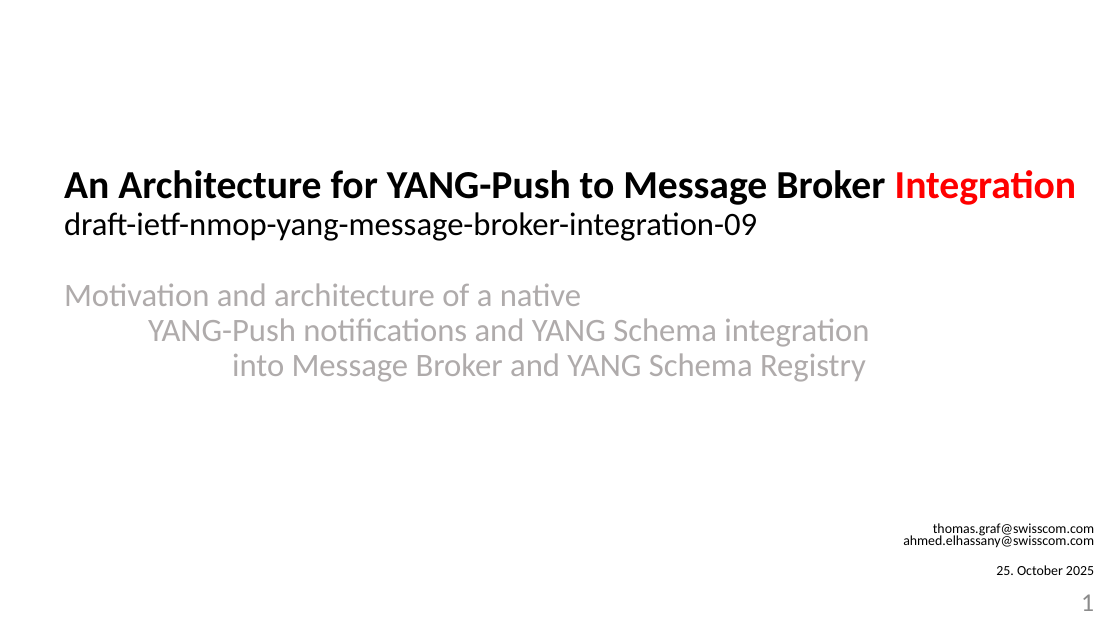
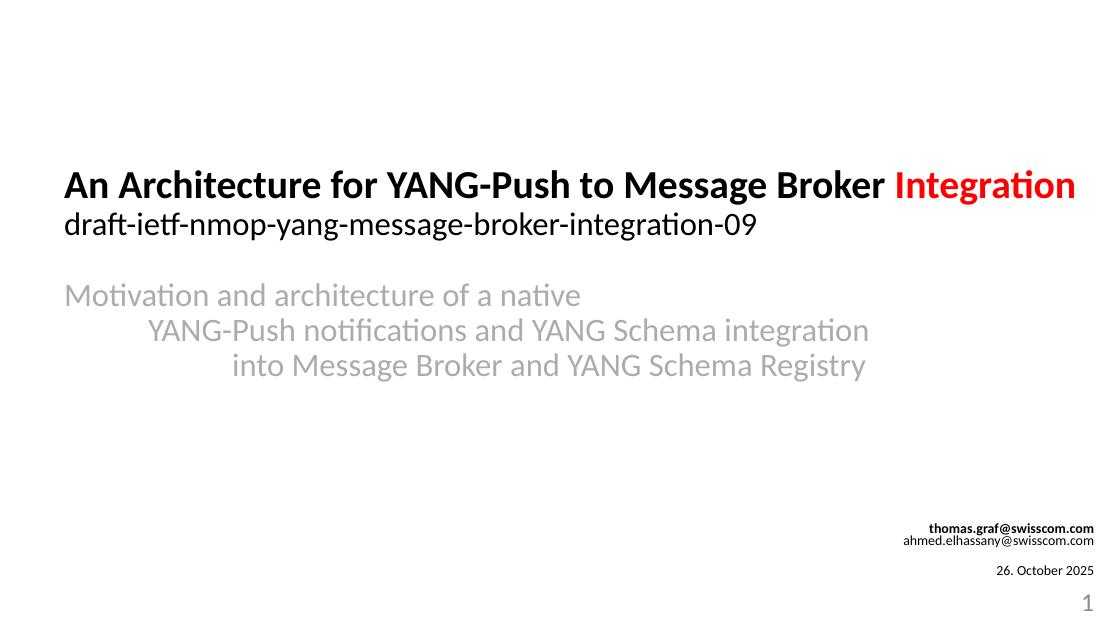
Before and after one commit to network-analytics/ietf-network-analytics-document-status, a slide deck: slide 1 of 124/NMOP/draft-ietf-nmop-yang-message-broker-integration-09.pptx. Drawn at 1120x630 pixels with LibreOffice and Linux fonts; fonts in the diff are those of the drawing. Boxes give left, top, right and bottom in pixels: in the first picture for what was removed or moved away, otherwise in the second. Text is boxed around its words. In the diff, an @@ line names an element or a change of style, - is before the commit and + after.

```diff
--- a/124/NMOP/draft-ietf-nmop-yang-message-broker-integration-09.pptx
+++ b/124/NMOP/draft-ietf-nmop-yang-message-broker-integration-09.pptx
@@ text at <box>903,523,1094,548</box>: bold on in "thomas.graf@swisscom.com" @@
@@ text at <box>996,565,1094,575</box>: text changed @@
-25. October 2025
+26. October 2025
```
Also in this commit, not shown: 2 other slides changed, 1 slide added, 12 other files.
